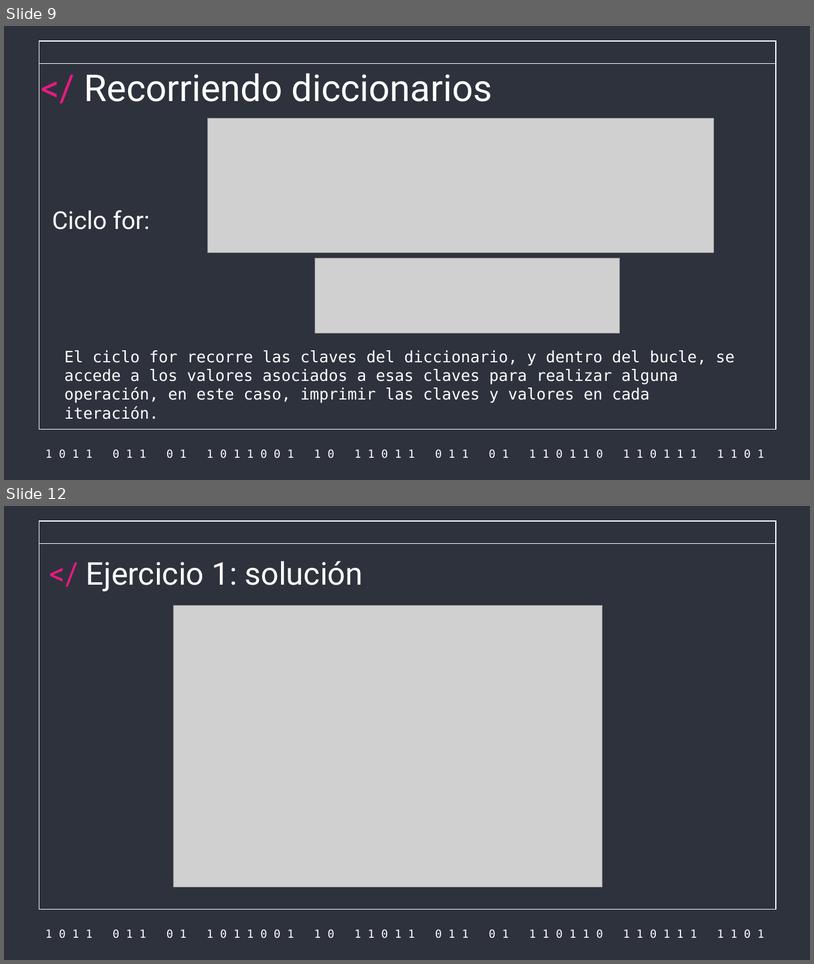
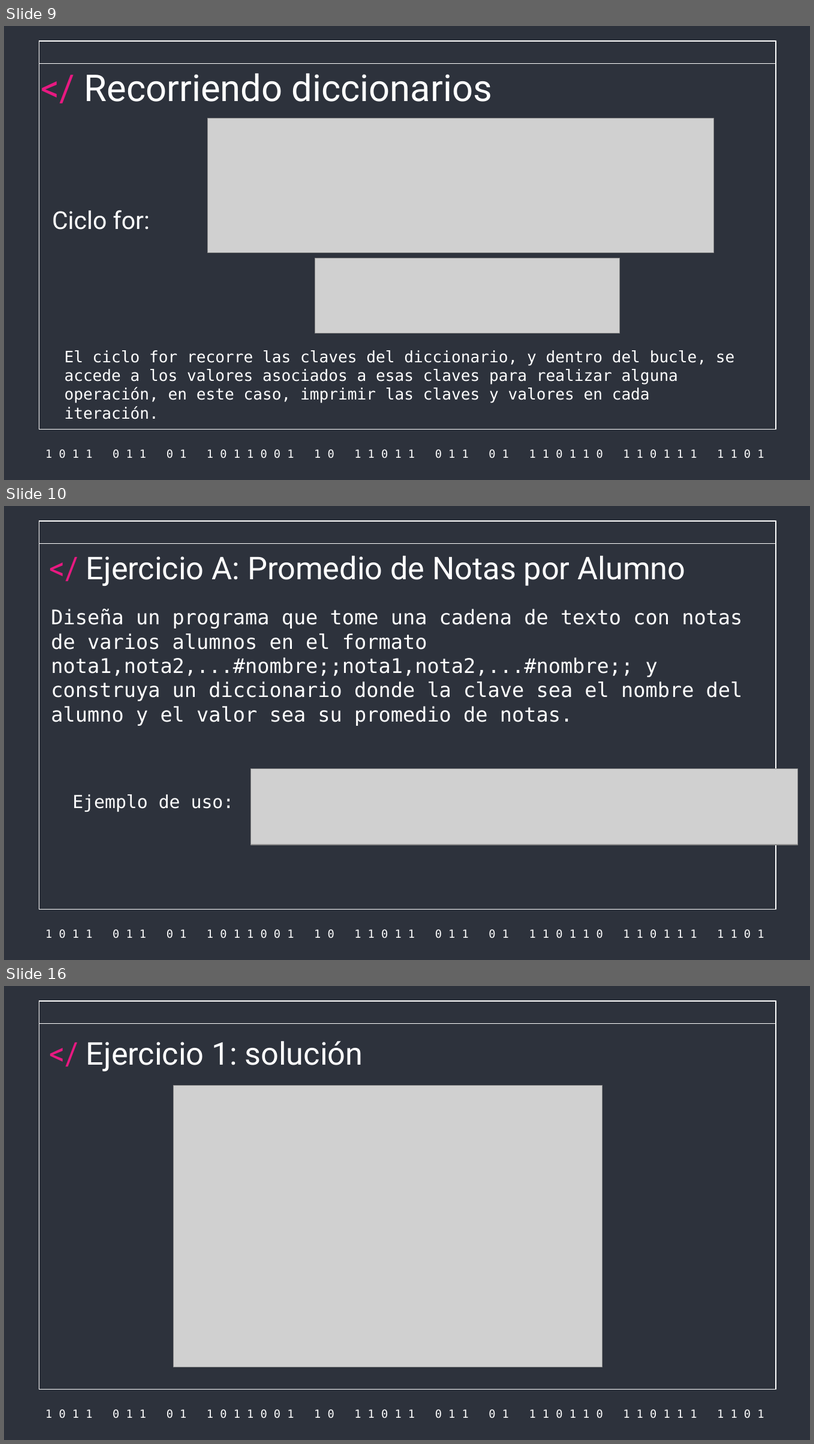
Before and after one commit to re-rojas/Programming-resources, a slide deck: Source ppts/9 Diccionarios.pptx. Shown one above the other, each under a label of ours: slides 9 and 12 before the commit, slides 9, 10 and 16 after it; the slides between them are not shown. The pictures are 814x964 and 814x1444 pixels, drawn with LibreOffice and Linux fonts; fonts in the diff are those of the drawing; grey boxes stand for pictures. Boxes give left, top, right and bottom in pixels: in the first picture for what was removed or moved away, otherwise in the second. Text is boxed around its words. In the diff, an @@ line names an element or a change of style, - is before the commit and + after.

```diff
--- a/Source ppts/9 Diccionarios.pptx
+++ b/Source ppts/9 Diccionarios.pptx
@@ slide 10 added at box(4, 506, 810, 960), background #2D323C; not listed: 3 template elements that a slide beside it also shows @@
@@ title added at box(86, 555, 686, 586), 28 pt, text #FFFFFF @@
+</ Ejercicio A: Promedio de Notas por Alumno
@@ subtitle added at box(51, 609, 743, 726), 18 pt, text #FFFFFF @@
+Diseña un programa que tome una cadena de texto con notas de varios alumnos en el formato nota1,nota2,...#nombre;;nota1,nota2,...#nombre;; y construya un diccionario donde la clave sea el nombre del alumno y el valor sea su promedio de notas.
+Ejemplo de uso:
@@ picture added at box(251, 769, 798, 844) @@
@@ what was slide 12 is now slide 16 @@
```
Also in this commit, not shown: 2 slides changed, 3 other slides added, 2 other files.
